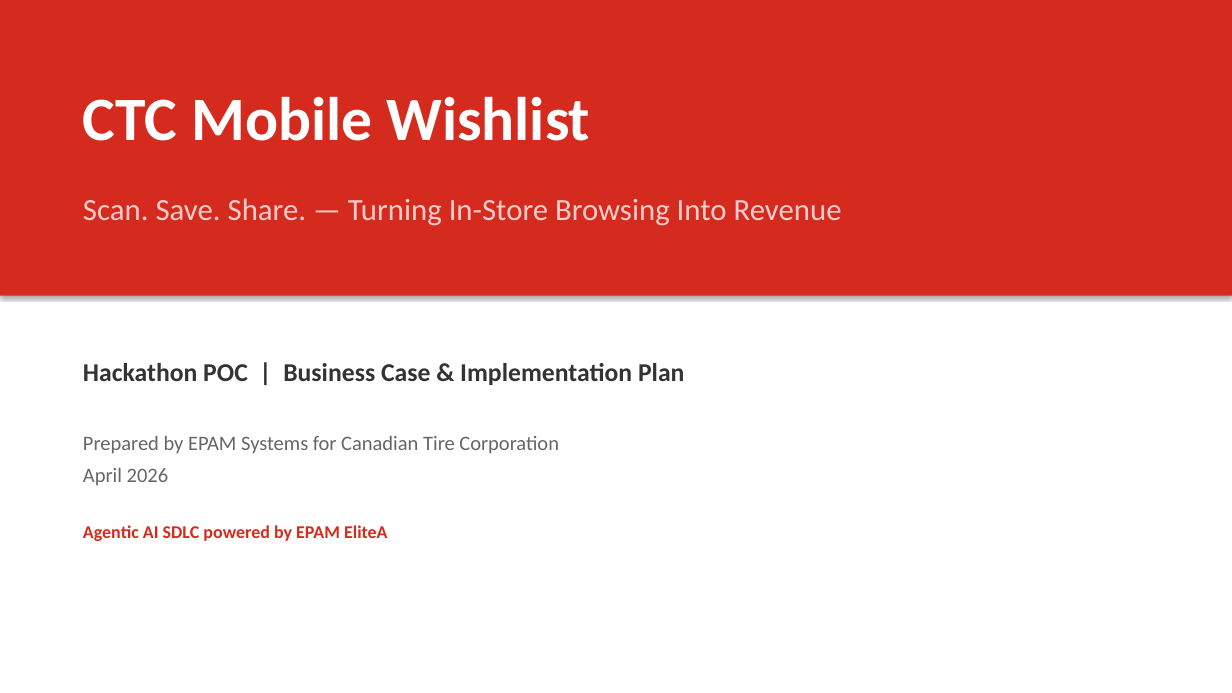
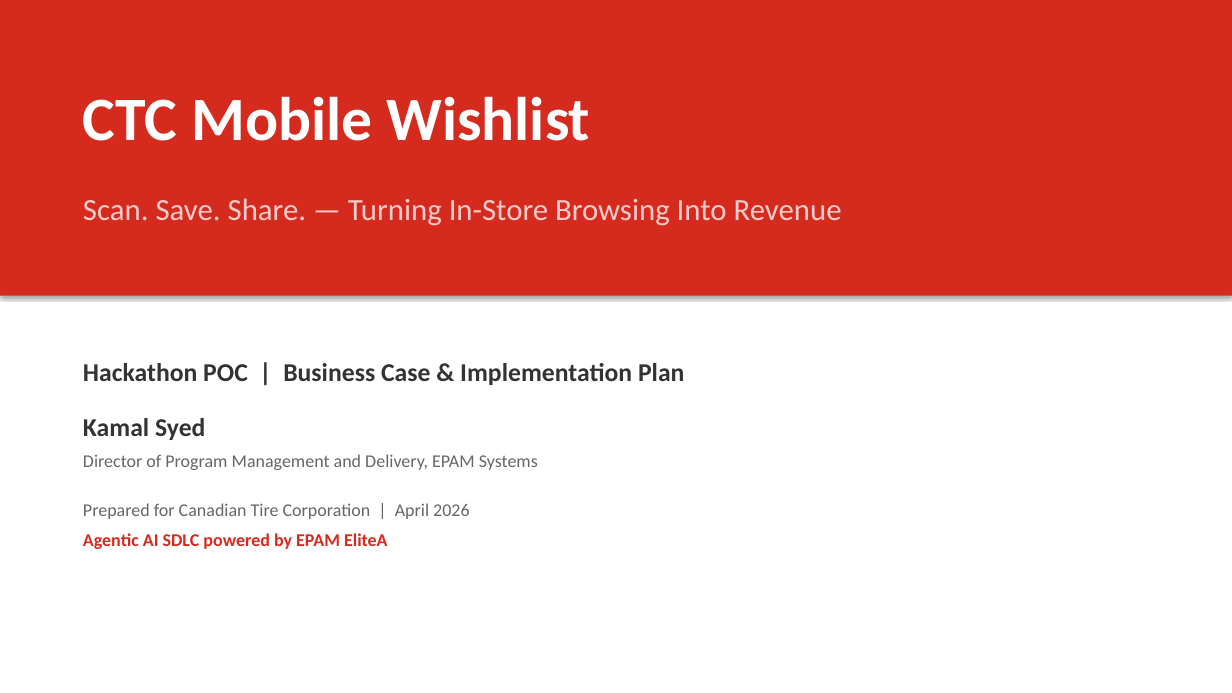
Before and after one commit to ksyed0/CTC-Mobile-Wishlist, a slide deck: slide 1 of docs/CTC_Mobile_Wishlist_Business_Case.pptx. Drawn at 1232x693 pixels with LibreOffice and Linux fonts; fonts in the diff are those of the drawing. Boxes give left, top, right and bottom in pixels: in the first picture for what was removed or moved away, otherwise in the second. Text is boxed around its words. In the diff, an @@ line names an element or a change of style, - is before the commit and + after.

```diff
--- a/docs/CTC_Mobile_Wishlist_Business_Case.pptx
+++ b/docs/CTC_Mobile_Wishlist_Business_Case.pptx
@@ text "Kamal Syed": place and size @@
-text "Kamal Syed" at (83,436,559,541)
+text "Kamal Syed" at (83,418,538,549)
@@ text at (83,418,538,519): text changed; size 16 to 14 pt @@
-Prepared by EPAM Systems for Canadian Tire Corporation
-April 2026
+Kamal Syed
+Director of Program Management and Delivery, EPAM Systems
+Prepared for Canadian Tire Corporation | April 2026
```
Also in this commit, not shown: 4 other slides changed, 4 slides added, 3 other files.
